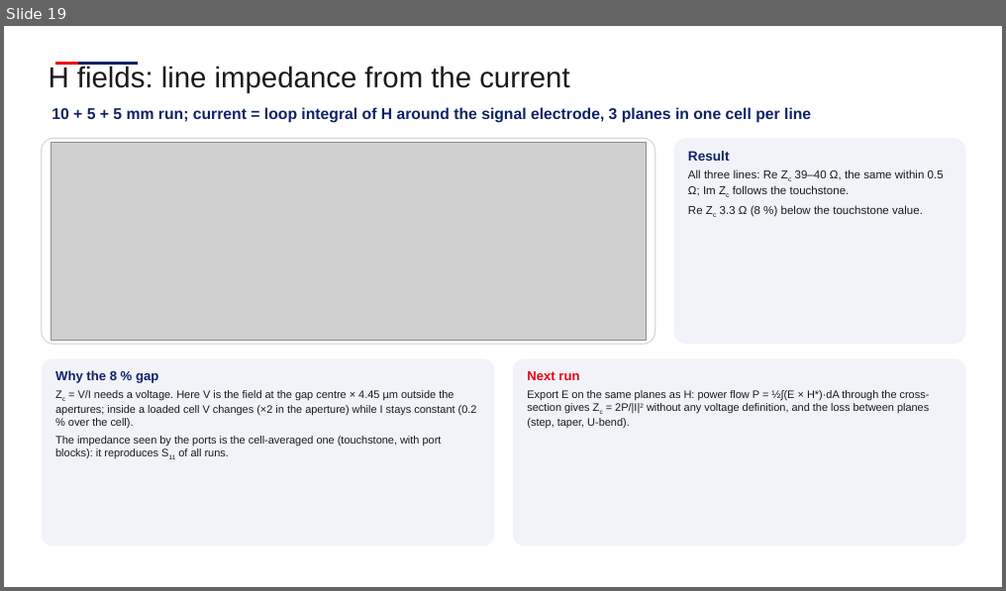
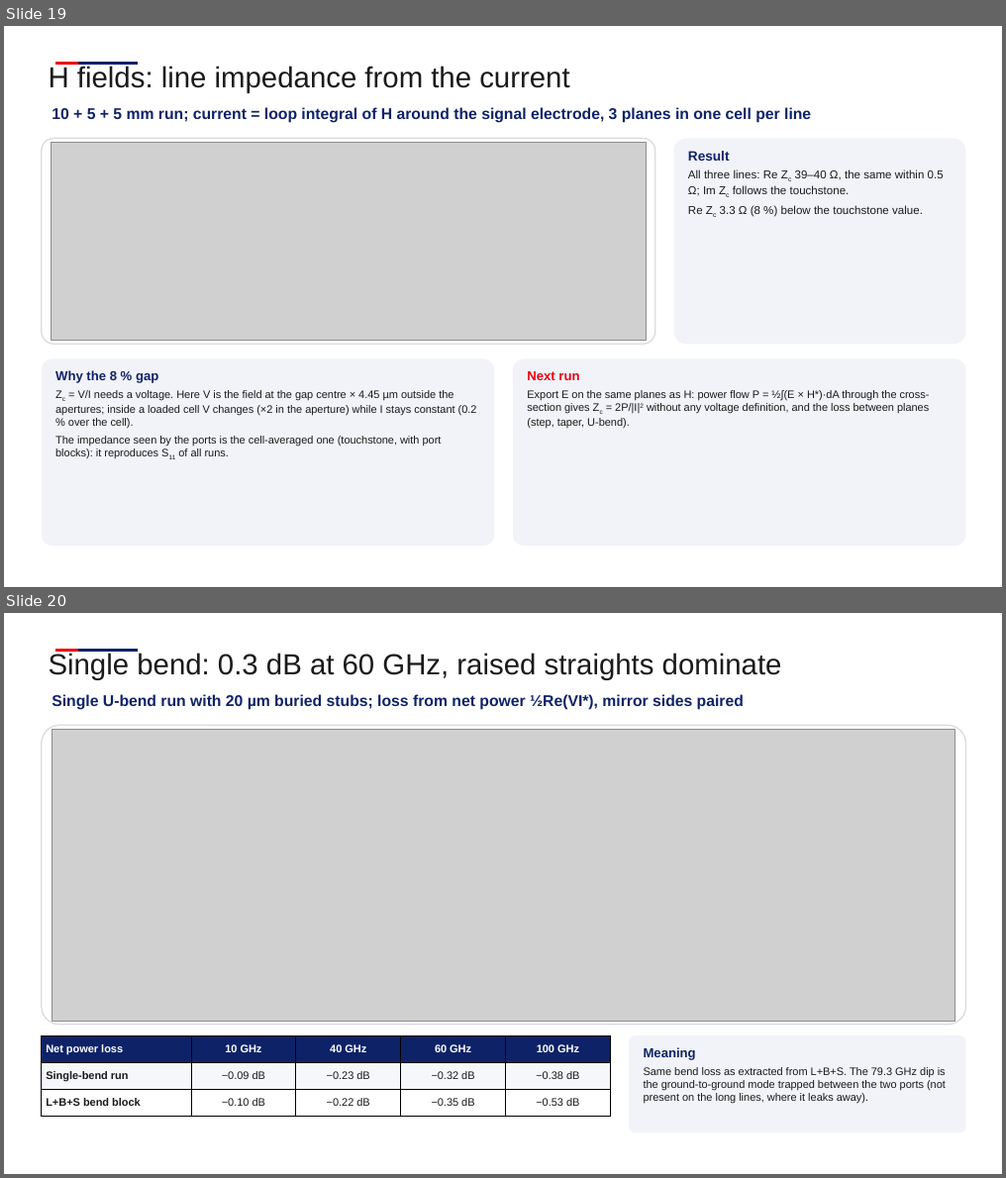
Before and after one commit to andreimuresian/claude, a slide deck: docs/cst/Equalization/Equalisation.pptx. Shown one above the other, each under a label of ours: slide 19 before the commit, slides 19 and 20 after it. The pictures are 1006x591 and 1006x1178 pixels, drawn with LibreOffice and Linux fonts; fonts in the diff are those of the drawing; grey boxes stand for pictures; background and template pictures are left out. Boxes give left, top, right and bottom in pixels: in the first picture for what was removed or moved away, otherwise in the second. Text is boxed around its words. In the diff, an @@ line names an element or a change of style, - is before the commit and + after.

```diff
--- a/docs/cst/Equalization/Equalisation.pptx
+++ b/docs/cst/Equalization/Equalisation.pptx
@@ slide 20 added at [4,613,1002,1174], background #FFFFFF; not listed: 2 template elements that a slide beside it also shows @@
@@ text added at [49,653,782,680], 28 pt, text #1A1A1A @@
+Single bend: 0.3 dB at 60 GHz, raised straights dominate
@@ text added at [52,694,744,710], 15 pt, text #0E2268, bold @@
+Single U-bend run with 20 µm buried stubs; loss from net power ½Re(VI*), mirror sides paired
@@ rounded rectangle added at [42,725,966,1025], fill #FFFFFF, outline #D9DCE3 1.25 pt @@
@@ picture added at [52,729,955,1021] @@
@@ table added at [42,1036,611,1117], 3 rows, 5 columns @@
+Net power loss | 10 GHz | 40 GHz | 60 GHz | 100 GHz
+Single-bend run | −0.09 dB | −0.23 dB | −0.32 dB | −0.38 dB
+L+B+S bend block | −0.10 dB | −0.22 dB | −0.35 dB | −0.53 dB
@@ rounded rectangle added at [629,1036,966,1134], fill #F1F3F8 @@
@@ text added at [644,1048,945,1104], 10.5 pt, text #1A1A1A @@
+Meaning
+Same bend loss as extracted from L+B+S. The 79.3 GHz dip is the ground-to-ground mode trapped between the two ports (not present on the long lines, where it leaks away).
```
Also in this commit, not shown: 6 other files.
